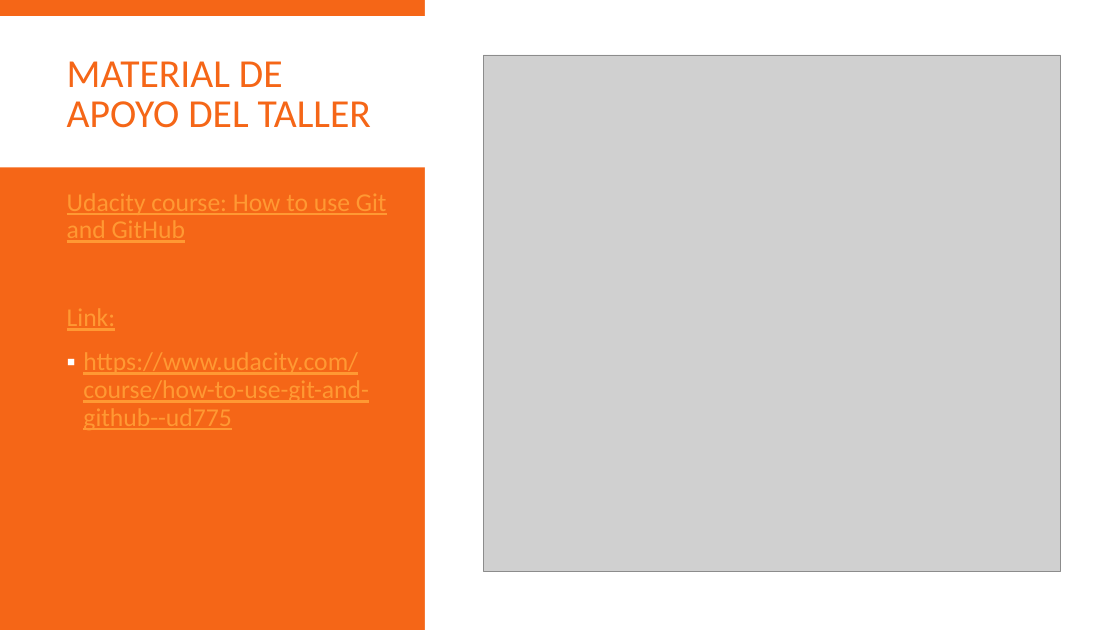
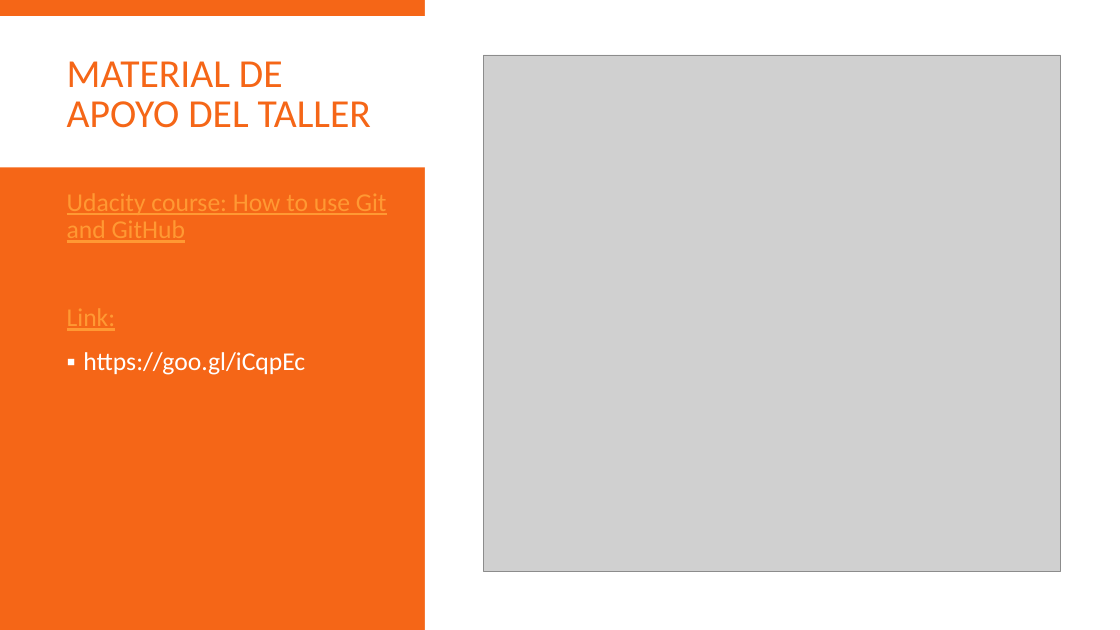
Before and after one commit to ChavaO777/presentaciones-iam, a slide deck: slide 7 of git/Git - Semana 1 - Introduccion.pptx (slide 6 before the commit). Drawn at 1120x630 pixels with LibreOffice and Linux fonts; fonts in the diff are those of the drawing; grey boxes stand for pictures. Boxes give left, top, right and bottom in pixels: in the first picture for what was removed or moved away, otherwise in the second. Text is boxed around its words. In the diff, an @@ line names an element or a change of style, - is before the commit and + after.

```diff
--- a/git/Git - Semana 1 - Introduccion.pptx
+++ b/git/Git - Semana 1 - Introduccion.pptx
@@ text at [83, 352, 305, 375]: text changed; text colour #FF9933 to #FFFFFF @@
-▪ https://www.udacity.com/course/how-to-use-git-and-github--ud775
+▪ https://goo.gl/iCqpEc
```
Also in this commit, not shown: 2 other slides changed, 1 slide added, 4 other files.
